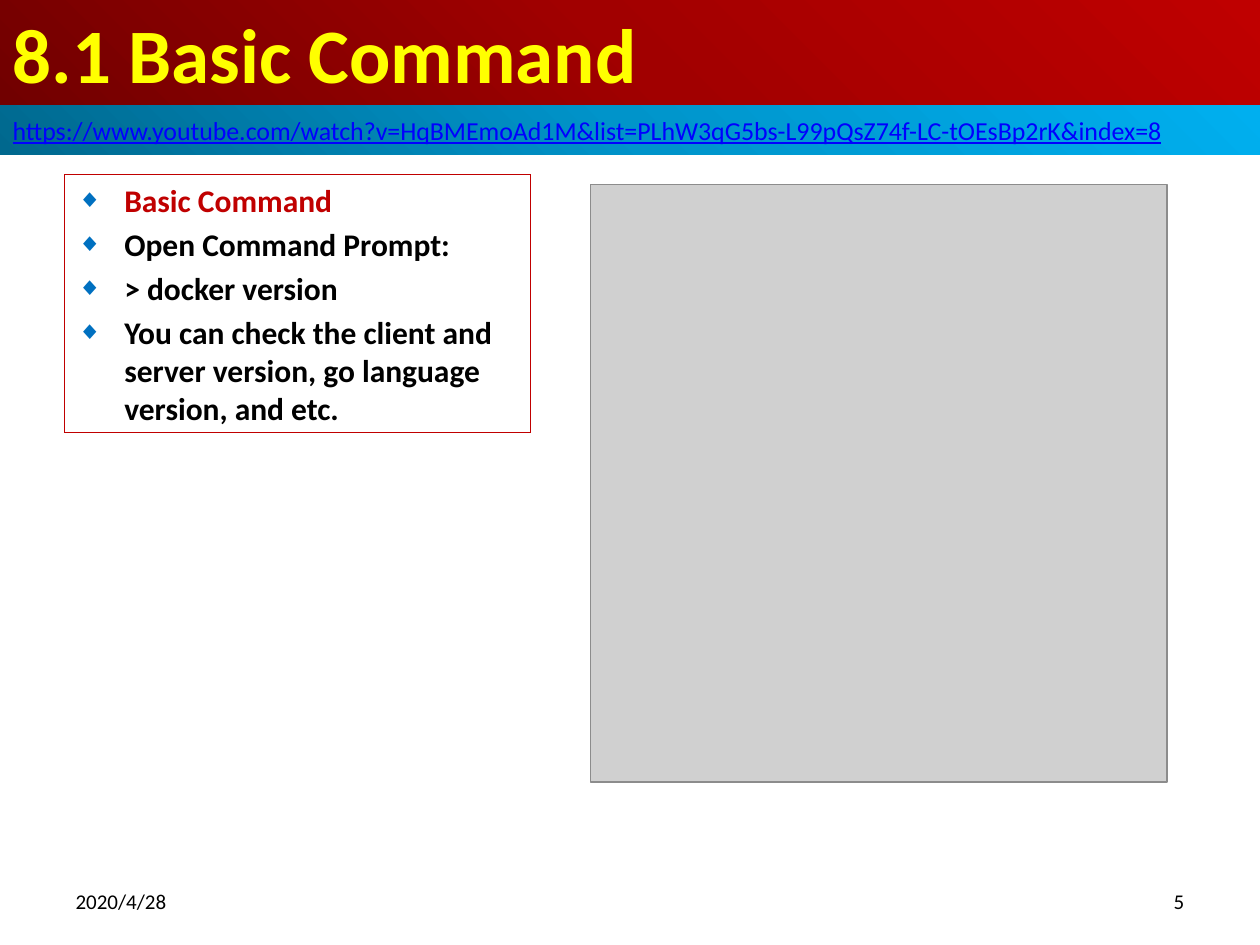
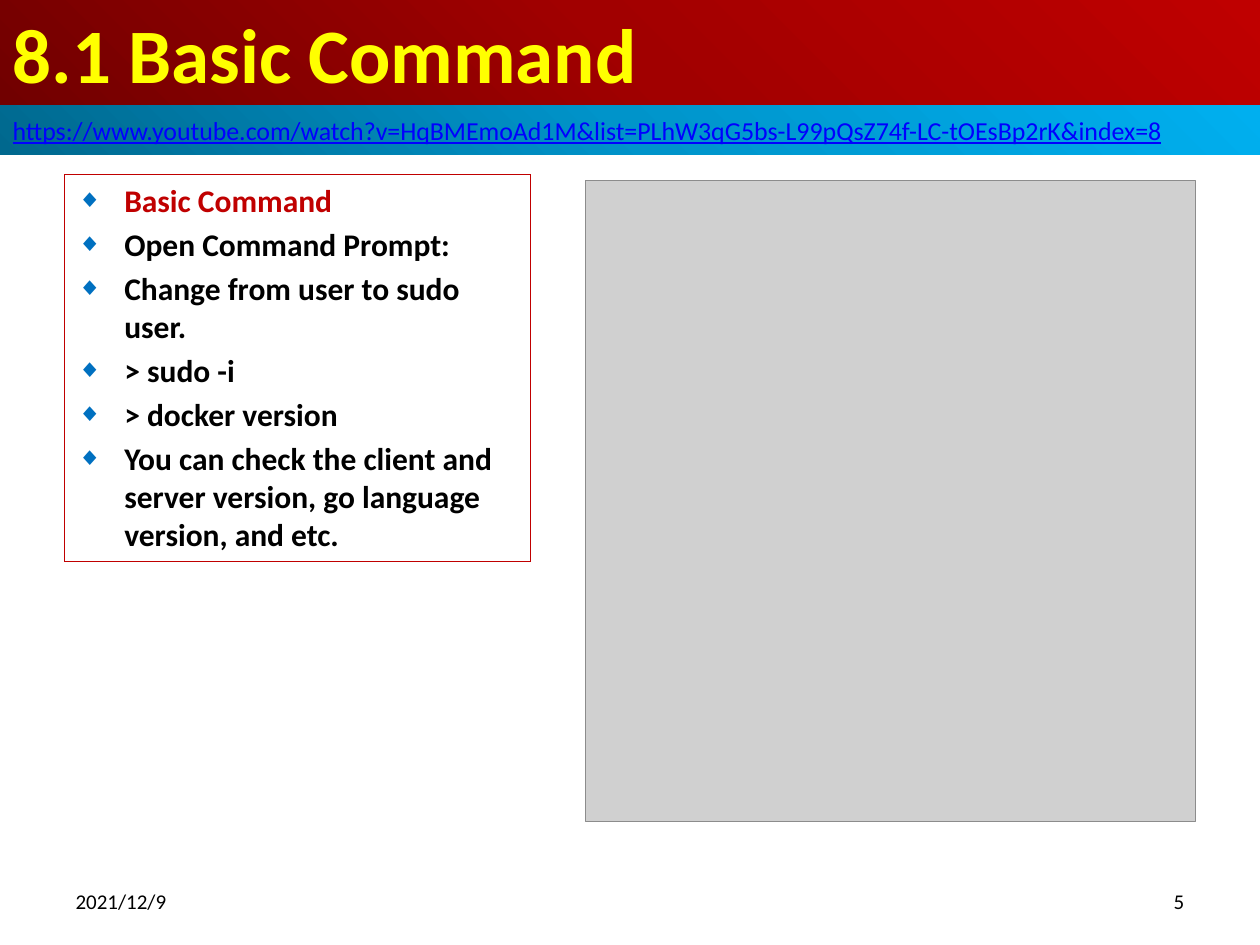
Before and after one commit to peterhchen/800-Docker, a slide deck: slide 5 of 08_BasicCommand.pptx. Drawn at 1260x945 pixels with LibreOffice and Linux fonts; fonts in the diff are those of the drawing; grey boxes stand for pictures. Boxes give left, top, right and bottom in pixels: in the first picture for what was removed or moved away, otherwise in the second. Text is boxed around its words. In the diff, an @@ line names an element or a change of style, - is before the commit and + after.

```diff
--- a/08_BasicCommand.pptx
+++ b/08_BasicCommand.pptx
@@ subtitle "Basic Command": place and size @@
-subtitle "Basic Command" at [64, 175, 530, 433]
+subtitle "Basic Command" at [64, 175, 530, 562]
@@ picture: place and size @@
-picture at [591, 185, 1168, 782]
+picture at [585, 181, 1194, 822]
@@ subtitle at [124, 278, 459, 383]: paragraphs added @@
+◆ Change from user to sudo user.
+◆ > sudo -i
@@ text at [76, 894, 167, 910]: text changed @@
-2020/4/28
+2021/12/9
```
Also in this commit, not shown: 21 other slides changed, 4 slides added.
